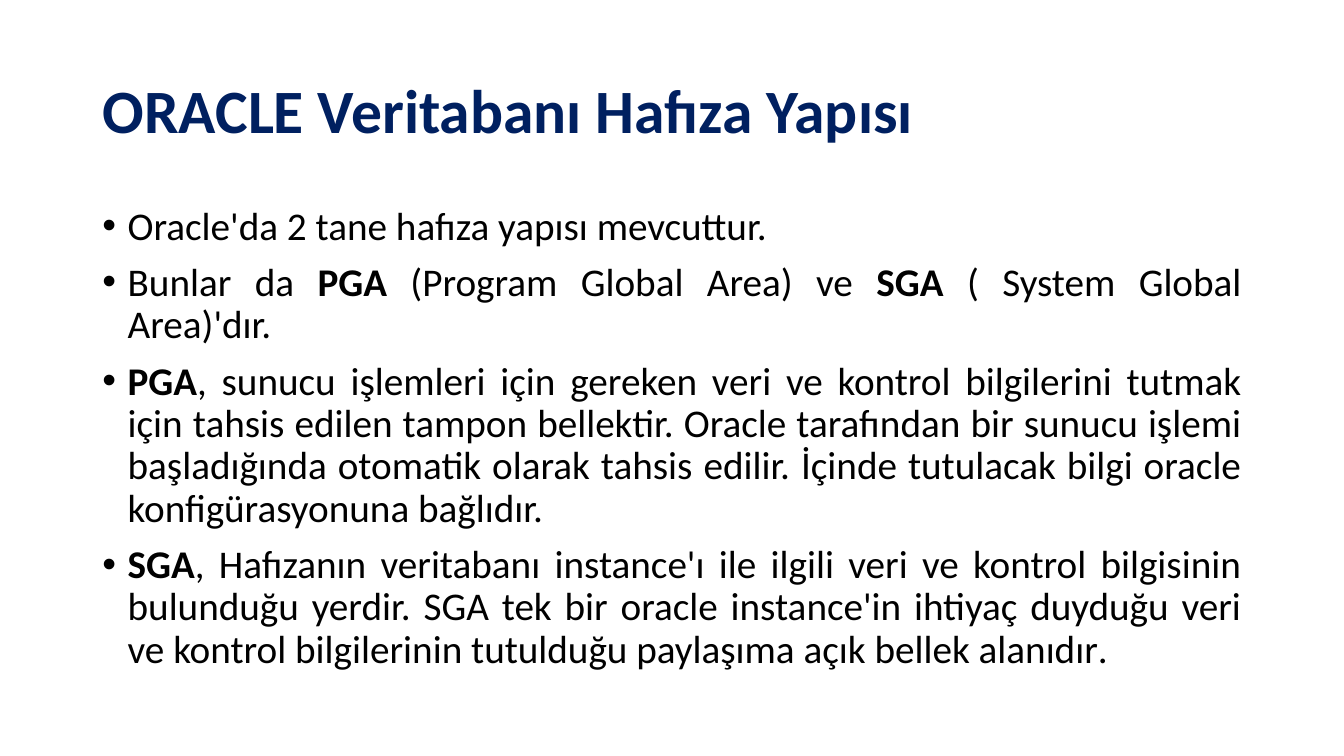
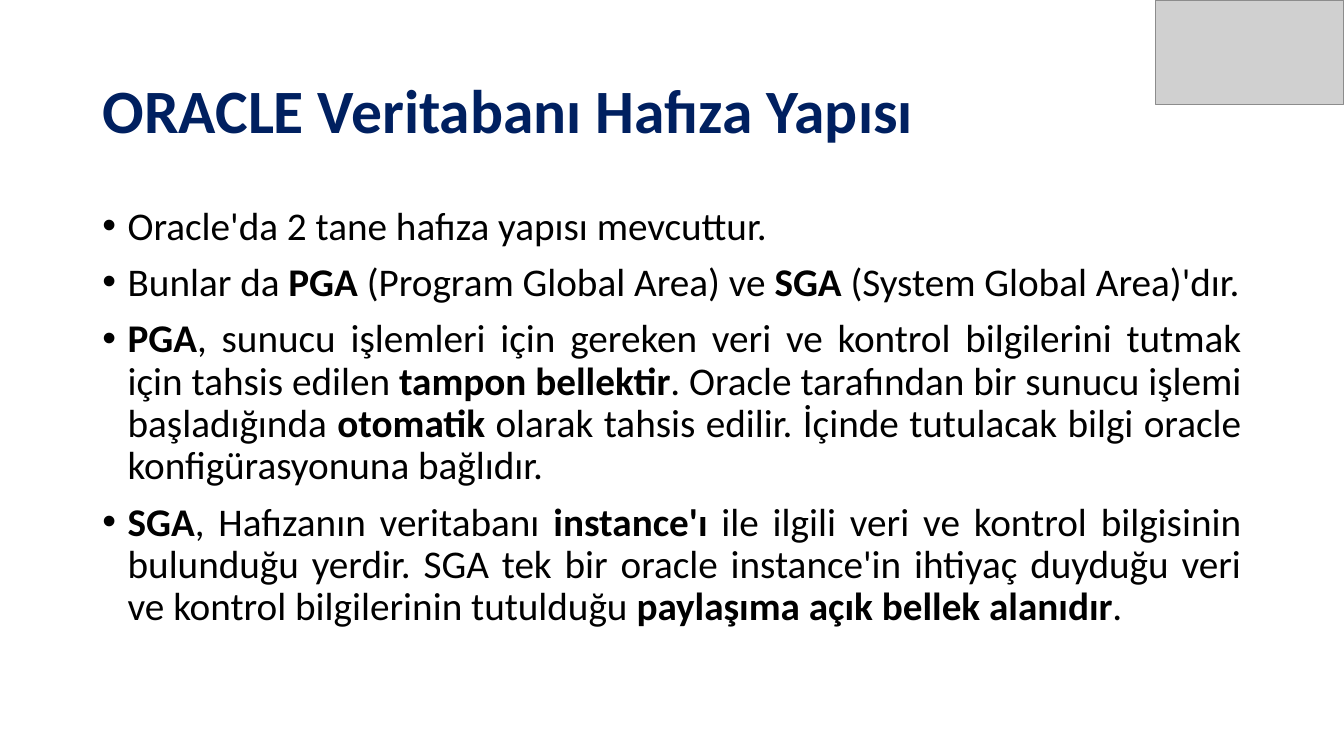
Before and after one commit to SevdanurGENC/Oracle-DB-SQL-Developer-Lecture-Notes, a slide deck: slide 7 of Slides/Oracle DB & SQL Developer - Bolum I.pptx. Drawn at 1344x756 pixels with LibreOffice and Linux fonts; fonts in the diff are those of the drawing; grey boxes stand for pictures. Boxes give left, top, right and bottom in pixels: in the first picture for what was removed or moved away, otherwise in the second. Text is boxed around its words. In the diff, an @@ line names an element or a change of style, - is before the commit and + after.

```diff
--- a/Slides/Oracle DB & SQL Developer - Bolum I.pptx
+++ b/Slides/Oracle DB & SQL Developer - Bolum I.pptx
@@ picture added at box(1156, 0, 1344, 105) @@
@@ text at box(128, 267, 1240, 303): spaces changed @@
-• Bunlar da PGA (Program Global Area) ve SGA ( System Global Area)'dır.
+• Bunlar da PGA (Program Global Area) ve SGA (System Global Area)'dır.
@@ text at box(128, 324, 1242, 627): bold on in "tampon bellektir. otomatik", "instance'ı paylaşıma açık bellek alanıdır." @@
```
Also in this commit, not shown: 6 other slides changed, 2 other files.
